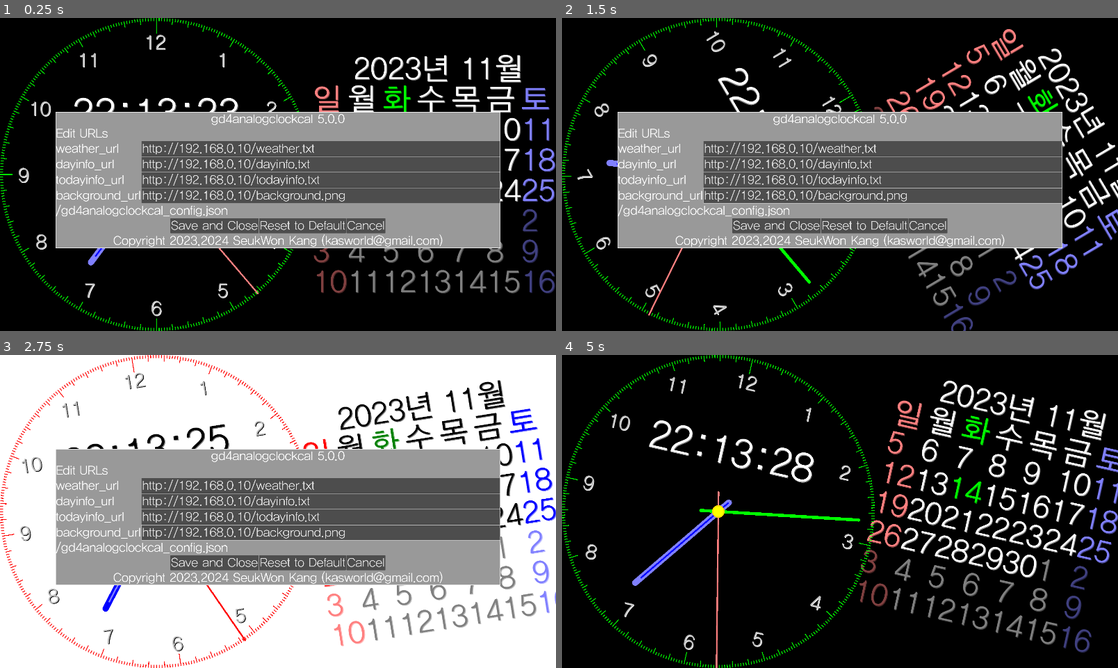
Above: before the commit, frames 1-4 (two rows, left to right).
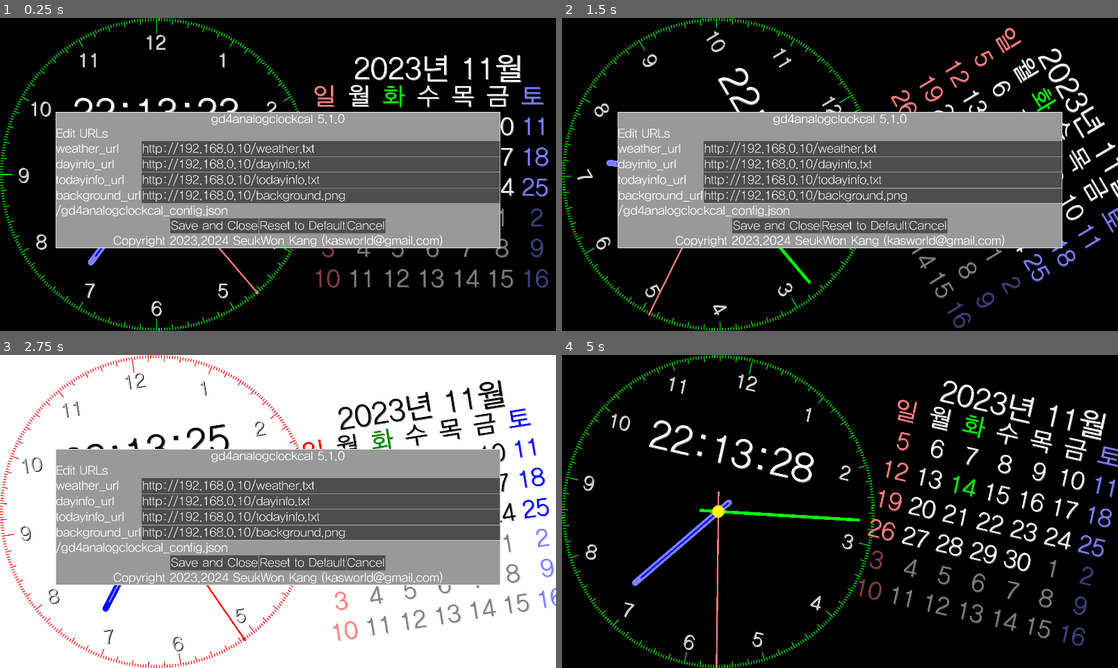
Above: after the commit, the same moments.

Repository: kasworld/gd4analogclockcal
Game: Godot game, scene res://main.tscn
Two runs of this game, one before a commit and one after it. Both use one fixed random seed, a clock stepped at 60 frames per second and the inputs below.
Inputs (mouse positions are in pixels of both pictures, inside the frame that each line leads up to):
- Up to frame 1 (0.25 s): no input
- Up to frame 2 (1.5 s): tap Enter at 0.5, 0.6, 1.35 s; move the mouse to (962, 158) at 0.52 s; click (962, 158) at 0.67 s; move the mouse to (728, 190) at 1.27 s; click (728, 190) at 1.42 s
- Up to frame 3 (2.75 s): move the mouse to (333, 442) at 2.02 s; tap Enter at 2.1 s; click (333, 442) at 2.17 s
- Up to frame 4 (5 s): move the mouse to (812, 574) at 2.77 s; tap Enter at 2.85, 3.6, 4.35 s; click (812, 574) at 2.92 s; move the mouse to (1006, 558) at 3.52 s; click (1006, 558) at 3.67 s; move the mouse to (673, 464) at 4.27 s; click (673, 464) at 4.42 s

The runs differ from the first frame. In frame 1, 4.8% of the frame differs, in the area x 56-100%, y 21-88%; in frame 2, 4.6%; in frame 3, 4.5%; in frame 4, 9.6%, in the area x 53-100%, y 14-96%.
Error in both runs: Attempt to call function 'store_line' in base 'null instance' on a null instance. (res://global/config.gd:13)

Commit message:
adjust font size

Diff:
--- a/calendar/calendar.gd
+++ b/calendar/calendar.gd
@@ -37,12 +37,12 @@
 		var ln = []
 		for j in Global2d.weekdaystring.size():
 			lb = Label.new()
-			lb.text = Global2d.weekdaystring[j]
+			lb.text =  Global2d.weekdaystring[j]
 			#lb.size_flags_horizontal = Control.SIZE_EXPAND_FILL
 			lb.horizontal_alignment = HorizontalAlignment.HORIZONTAL_ALIGNMENT_CENTER
 			lb.vertical_alignment = VerticalAlignment.VERTICAL_ALIGNMENT_CENTER
 			co = Global2d.colors.weekday[j]
-			lb.label_settings = Global2d.make_label_setting(fh, co, Global2d.make_shadow_color(co))
+			lb.label_settings = Global2d.make_label_setting(fh*0.8, co, Global2d.make_shadow_color(co))
 			lb.position = Vector2(fw*j,fh*i) - csize/2
 			ln.append(lb)
 			add_child(lb)
@@ -67,7 +67,7 @@
 		for wd in range(7):
 			var day_index_dict = Time.get_date_dict_from_unix_time(day_index)
 			var curLabel = calendar_labels[week][wd]
-			curLabel.text = "%d" % day_index_dict["day"]
+			curLabel.text = "%2d" % day_index_dict["day"]
 			var co = Global2d.colors.weekday[wd]
 			if day_index_dict["month"] != today_dict["month"]:
 				co = Global2d.make_shadow_color(co)
--- a/main.gd
+++ b/main.gd
@@ -13,7 +13,7 @@
 	]
 
 var config = {
-	"version" : "gd4analogclockcal 5.0.0",
+	"version" : "gd4analogclockcal 5.1.0",
 	"weather_url" : "http://192.168.0.10/weather.txt",
 	"dayinfo_url" : "http://192.168.0.10/dayinfo.txt",
 	"todayinfo_url" : "http://192.168.0.10/todayinfo.txt",
